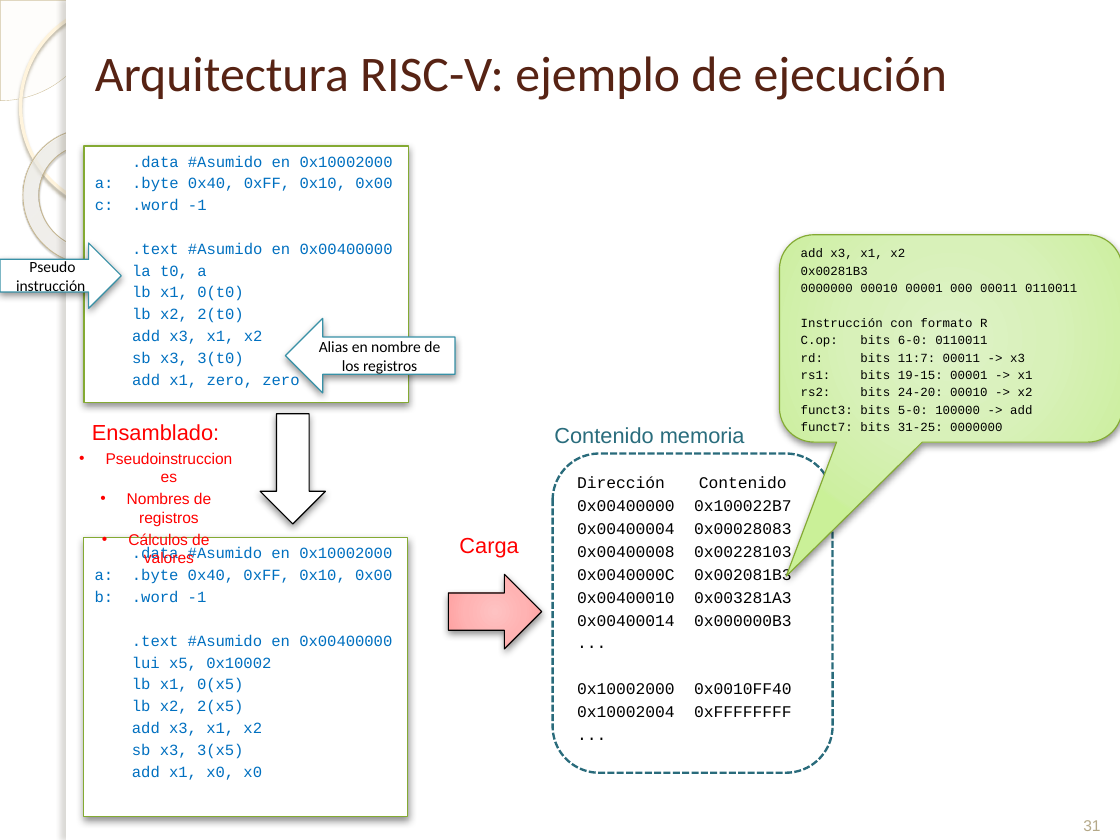
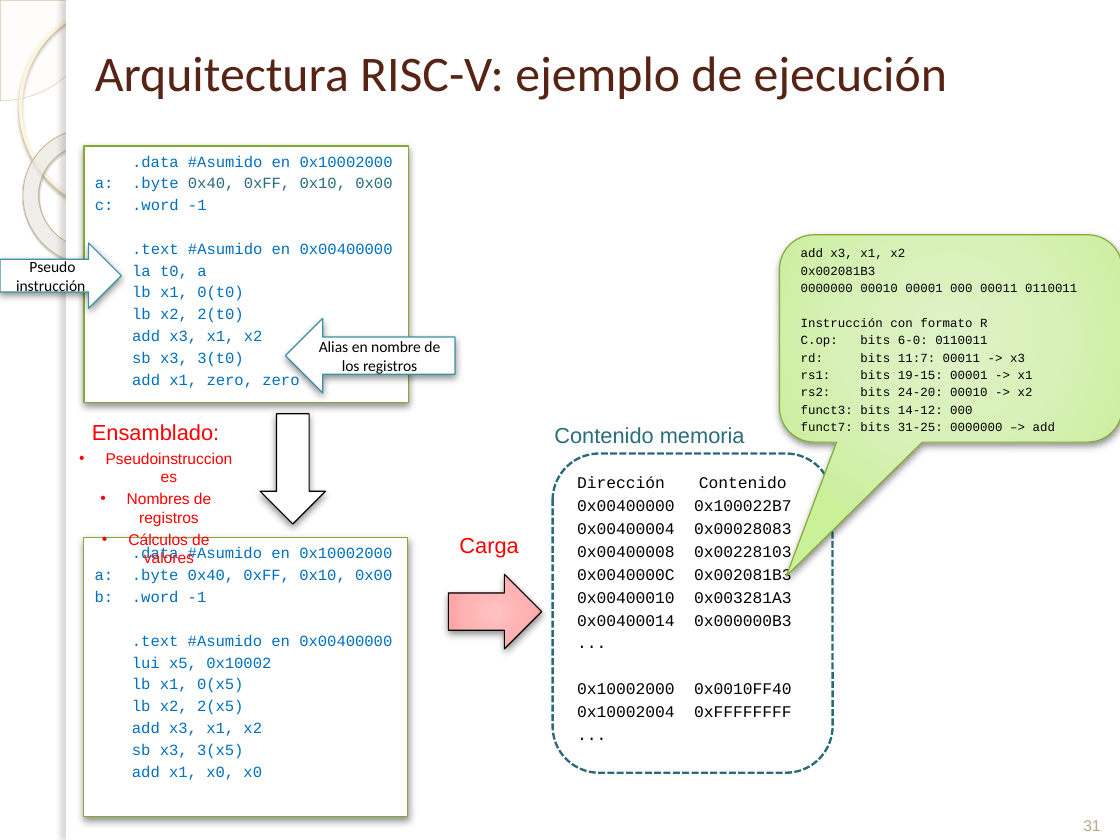
Before and after one commit to enriquesquintana/ETC, a slide deck: slide 31 of ETC_RISCV/Teoría/Tema 1. El procesador_RISCV.pptx. Drawn at 1120x840 pixels with LibreOffice and Linux fonts; fonts in the diff are those of the drawing; background and template pictures are left out. Boxes give left, top, right and bottom in pixels: in the first picture for what was removed or moved away, otherwise in the second. Text is boxed around its words. In the diff, an @@ line names an element or a change of style, - is before the commit and + after.

```diff
--- a/ETC_RISCV/Teoría/Tema 1. El procesador_RISCV.pptx
+++ b/ETC_RISCV/Teoría/Tema 1. El procesador_RISCV.pptx
@@ text in rectangle at (132,177,392,192): text colour #0070C0 to #2A6D7D in "0x40, 0xFF, 0x10, 0x00" @@
@@ text in rounded speech box at (801,266,876,275): text changed @@
-0x00281B3
+0x002081B3
@@ text in rounded speech box at (801,405,1055,431): text changed @@
-funct3: bits 5-0: 100000 -> add
-funct7: bits 31-25: 0000000
+funct3: bits 14-12: 000
+funct7: bits 31-25: 0000000 –> add
```
Also in this commit, not shown: 21 other slides changed.
